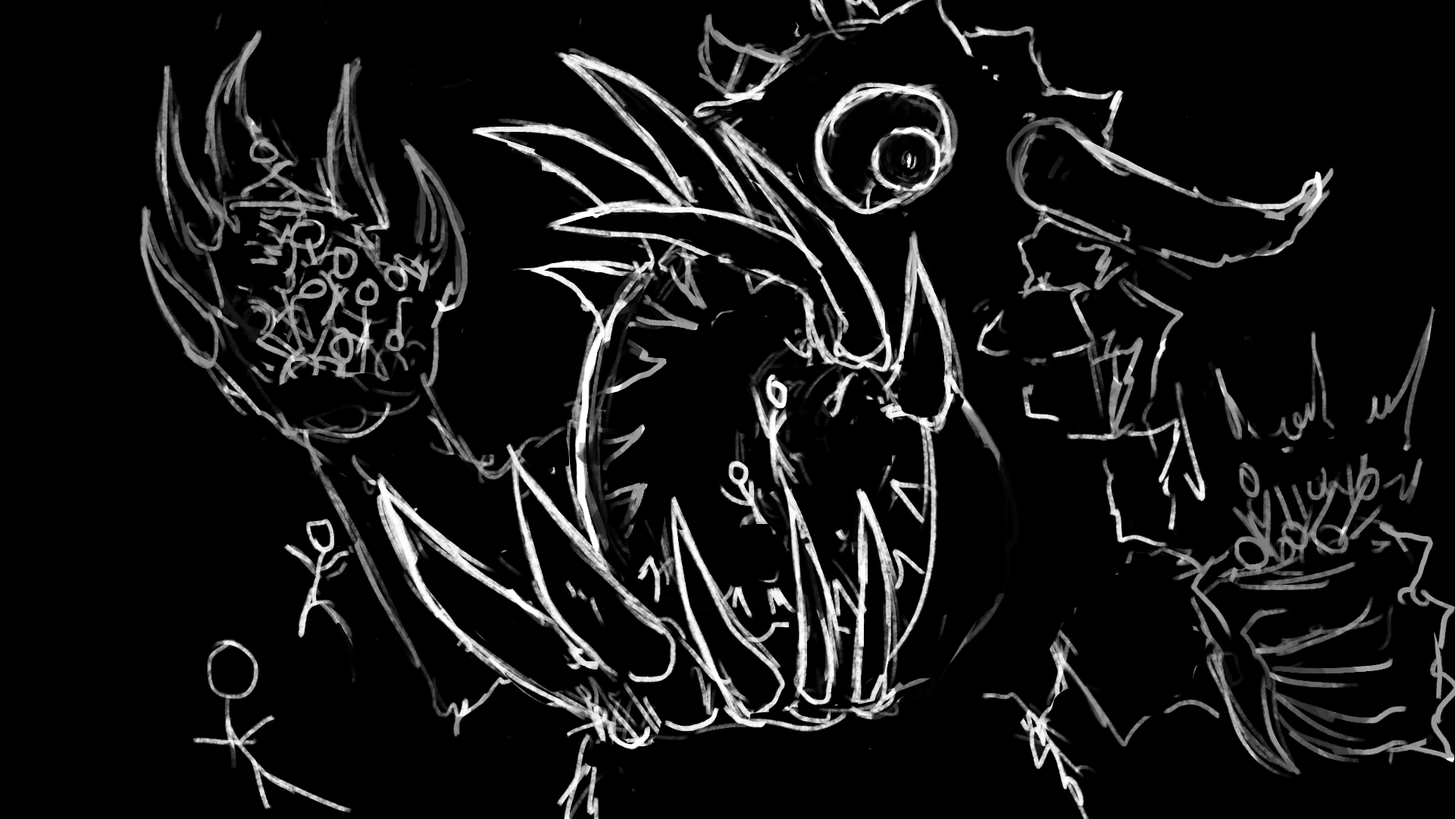
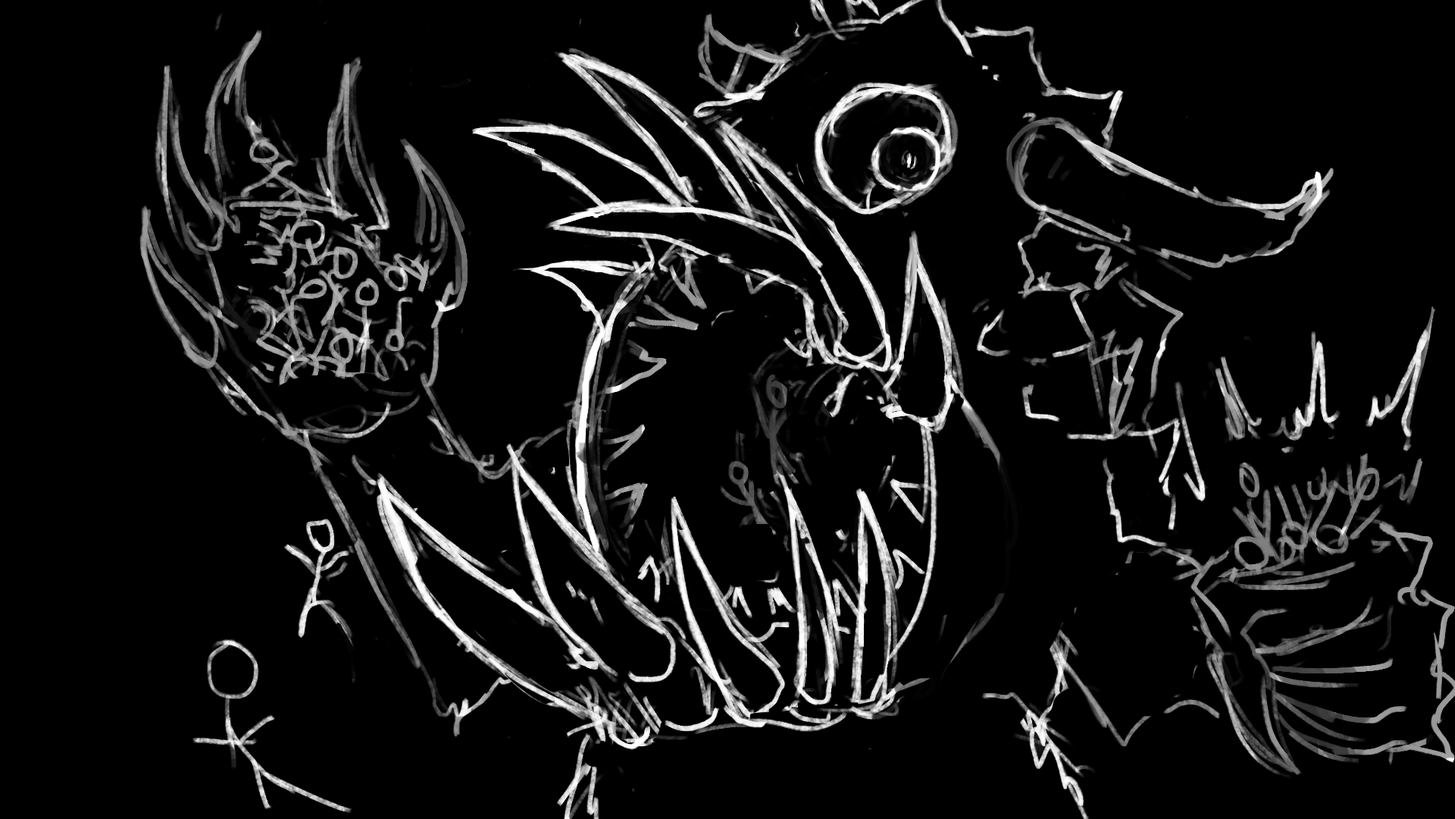
Two versions of the same layered image (1455x819). Layer-by-layer changes:
painted on "Camada 2" over (719, 327, 1429, 529)
